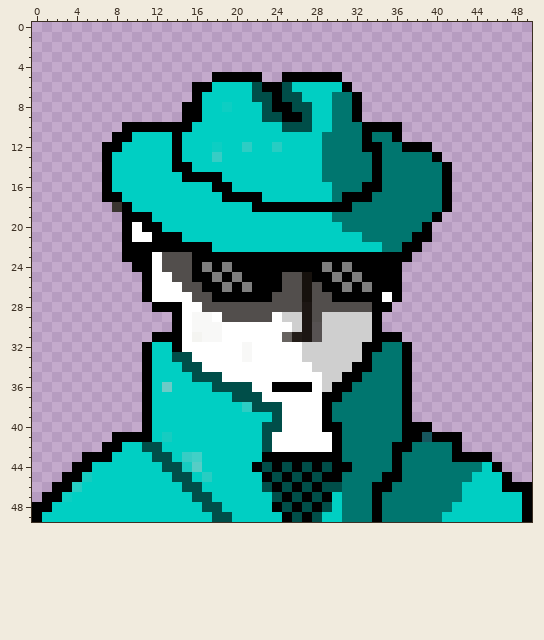
One commit to this pixel-art sprite: Texture/Objects/Thief.png. Above: the version before the commit.
The file is 50x50 pixels. Colours within 5 levels of each other are drawn and written as one.
New version:
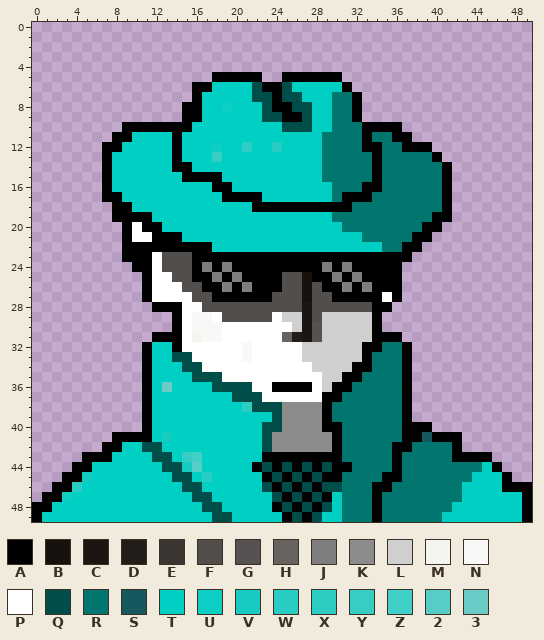
Palette (. is transparent): A #000000  B #16110d  C #1c1613  D #231d19  E #3b3531  F #524e4c  G #575252  H #676360  J #7e7e7e  K #8c8c8c  L #cfcfcf  M #f4f4f1  N #f8f8f7  P #ffffff  Q #004e49  R #00766f  S #17575f  T #00cfc3  U #0dcec3  V #16ccc1  W #27cdc3  X #2dcdc4  Y #36cdc5  Z #41d0c7  2 #56cdc6  3 #6bcbc7
Diff:
Changed rows in their new state; - is an unchanged pixel.
first column x 37:
11 A
first column x 8:
18 A---------------------------------
19 A--------------------------------A
20 --------------------------------A-
first column x 24:
38 -KKKK-
39 -KKKK-
40 -KKKK-
41 KKKKKK
42 KKKKKK
